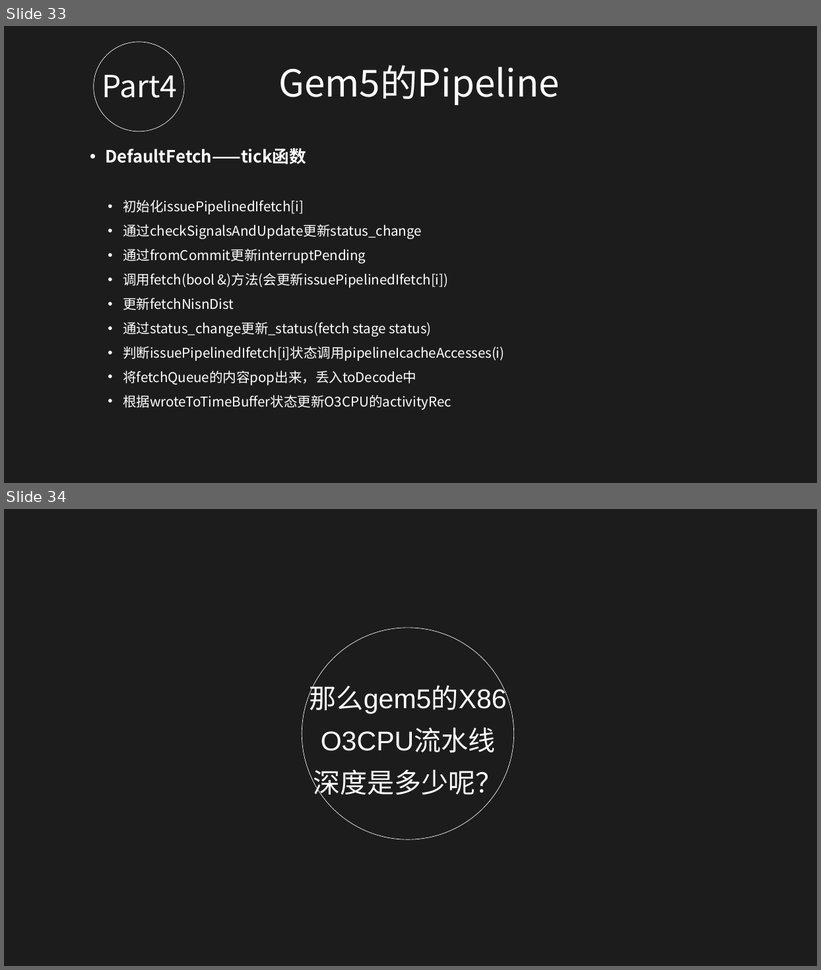
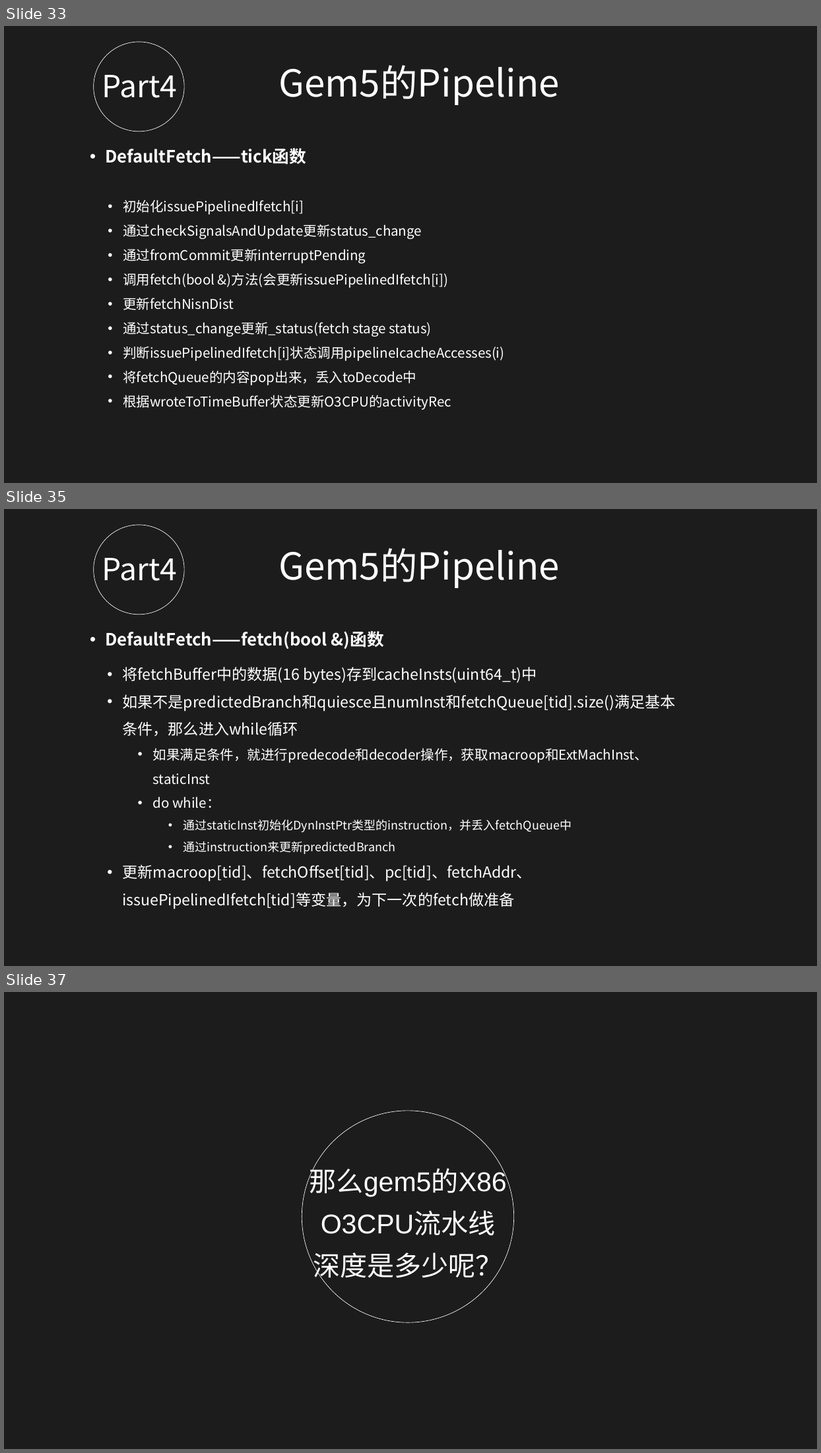
Before and after one commit to oliverxyy/gem5-source-code-learning, a slide deck: doc/gem5.pptx. Shown one above the other, each under a label of ours: slides 33 and 34 before the commit, slides 33, 35 and 37 after it; the slides between them are not shown. The pictures are 821x970 and 821x1453 pixels, drawn with LibreOffice and Linux fonts; fonts in the diff are those of the drawing; background and template pictures are left out; a plain dark background stands for a picture behind light text. Boxes give left, top, right and bottom in pixels: in the first picture for what was removed or moved away, otherwise in the second. Text is boxed around its words. In the diff, an @@ line names an element or a change of style, - is before the commit and + after.

Commit message:
add DefaultFetch fetch and fetchCacheLine functions

```diff
--- a/doc/gem5.pptx
+++ b/doc/gem5.pptx
@@ slide 35 added at [4,509,817,966], background picture (left out); not listed: 1 template element that a slide beside it also shows @@
@@ ellipse added at [94,525,185,615], outline #FFFFFF 0.51 pt @@
@@ text added at [279,548,559,588], 44 pt, text #FFFFFF @@
+Gem5的Pipeline
@@ text added at [102,558,177,581], 36 pt, text #FFFFFF @@
+Part4
@@ text added at [105,631,384,649], 20 pt, text #FFFFFF, bold @@
+• DefaultFetch——fetch(bool &)函数
@@ text added at [123,667,676,910], 18 pt, text #FFFFFF @@
+• 将fetchBuffer中的数据(16 bytes)存到cacheInsts(uint64_t)中
+• 如果不是predictedBranch和quiesce且numInst和fetchQueue[tid].size()满足基本条件，那么进入while循环
+  • 如果满足条件，就进行predecode和decoder操作，获取macroop和ExtMachInst、staticInst
+  • do while：
+    • 通过staticInst初始化DynInstPtr类型的instruction，并丢入fetchQueue中
+    • 通过instruction来更新predictedBranch
+• 更新macroop[tid]、fetchOffset[tid]、pc[tid]、fetchAddr、issuePipelinedIfetch[tid]等变量，为下一次的fetch做准备
@@ what was slide 34 is now slide 37 @@
```
Also in this commit, not shown: 2 other slides added.
